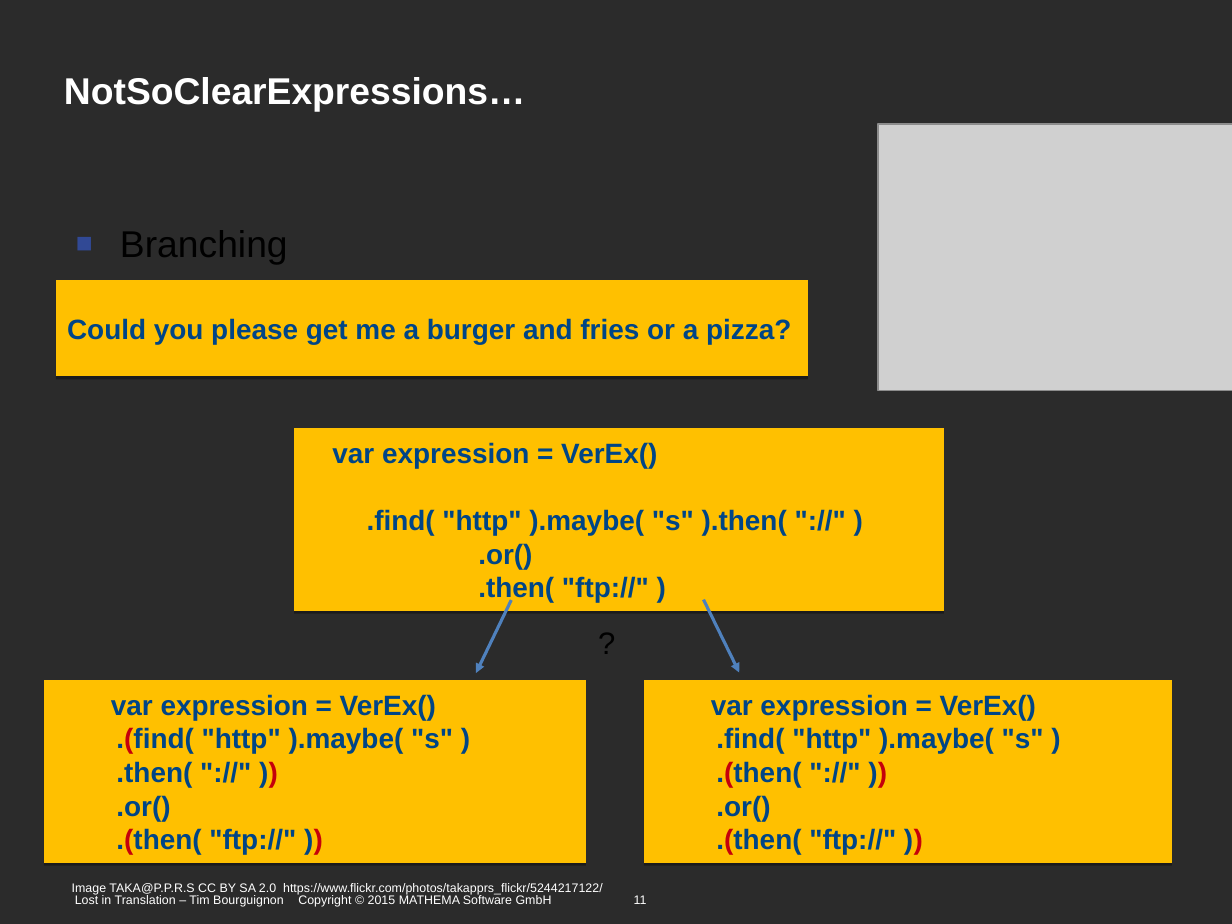
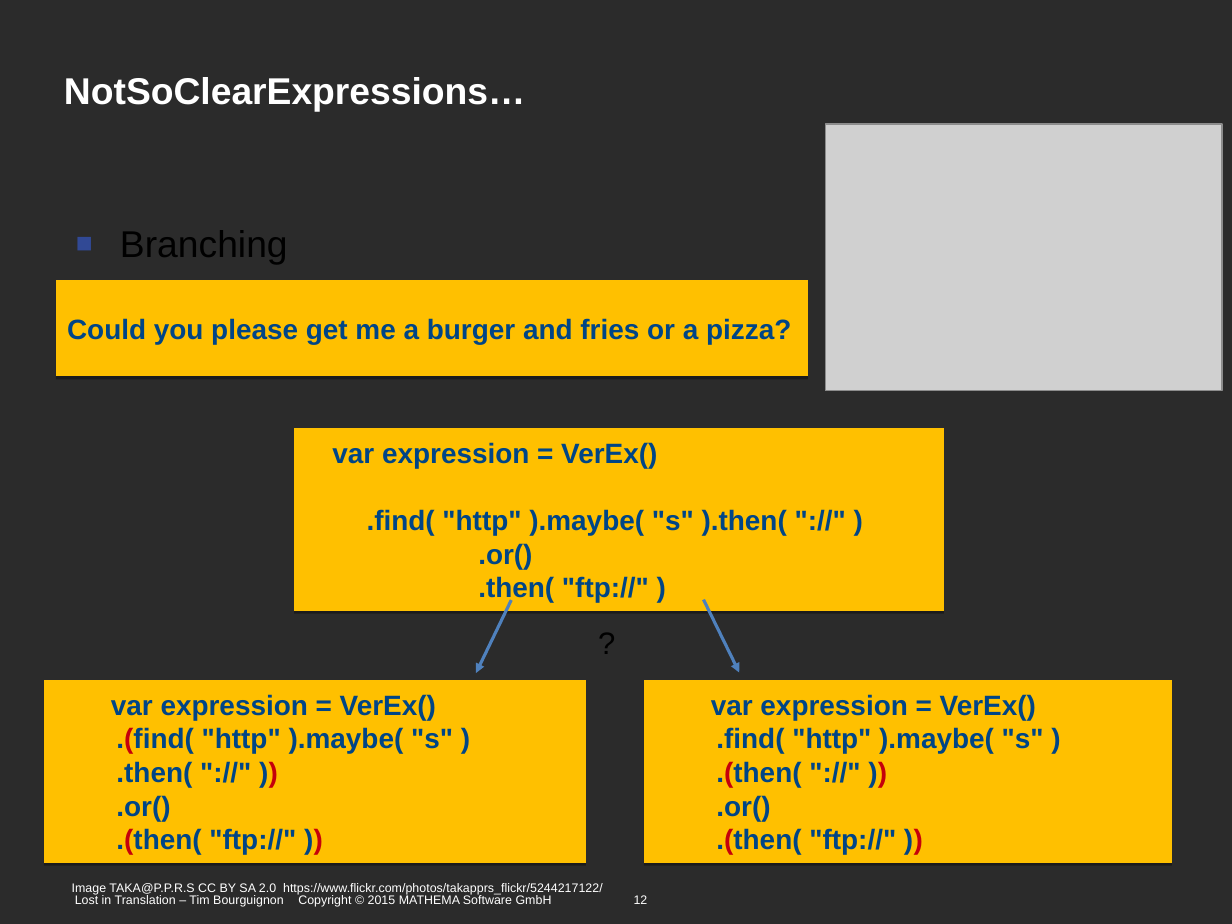
Before and after one commit to Timothep/Talk.LostInTranslation, a slide deck: slide 12 of LostInTranslation.odp (slide 11 before the commit). Drawn at 1232x924 pixels with LibreOffice and Linux fonts; fonts in the diff are those of the drawing; grey boxes stand for pictures; background and template pictures are left out; a plain dark background stands for a picture behind light text. Boxes give left, top, right and bottom in pixels: in the first picture for what was removed or moved away, otherwise in the second. Text is boxed around its words. In the diff, an @@ line names an element or a change of style, - is before the commit and + after.

```diff
--- a/LostInTranslation.odp
+++ b/LostInTranslation.odp
@@ picture: place and size @@
-picture at box(879, 124, 1232, 391)
+picture at box(825, 124, 1222, 391)
@@ text at box(75, 895, 648, 907): text changed @@
-Lost in Translation – Tim Bourguignon Copyright © 2015 MATHEMA Software GmbH 11
+Lost in Translation – Tim Bourguignon Copyright © 2015 MATHEMA Software GmbH 12
```
Also in this commit, not shown: 16 other slides changed, 1 slide added.
